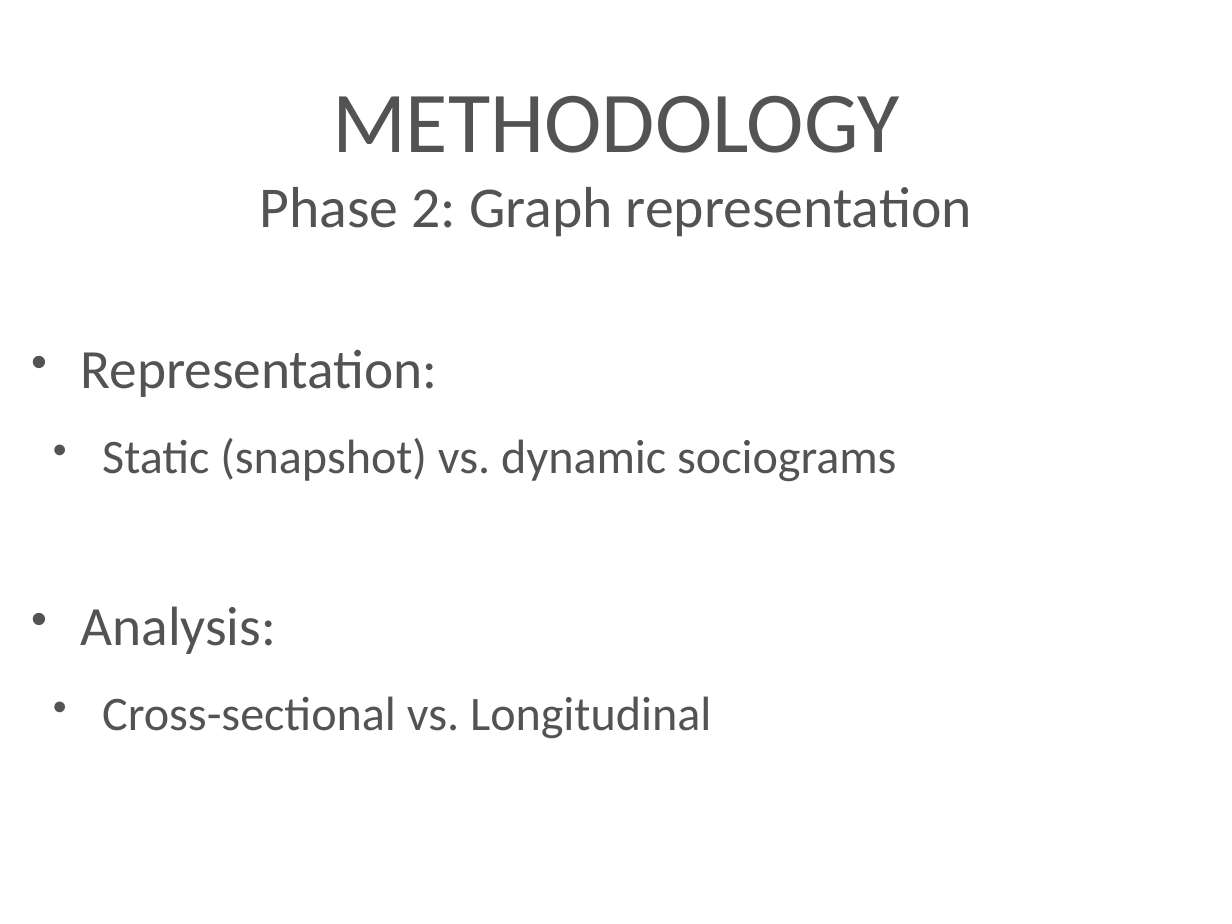
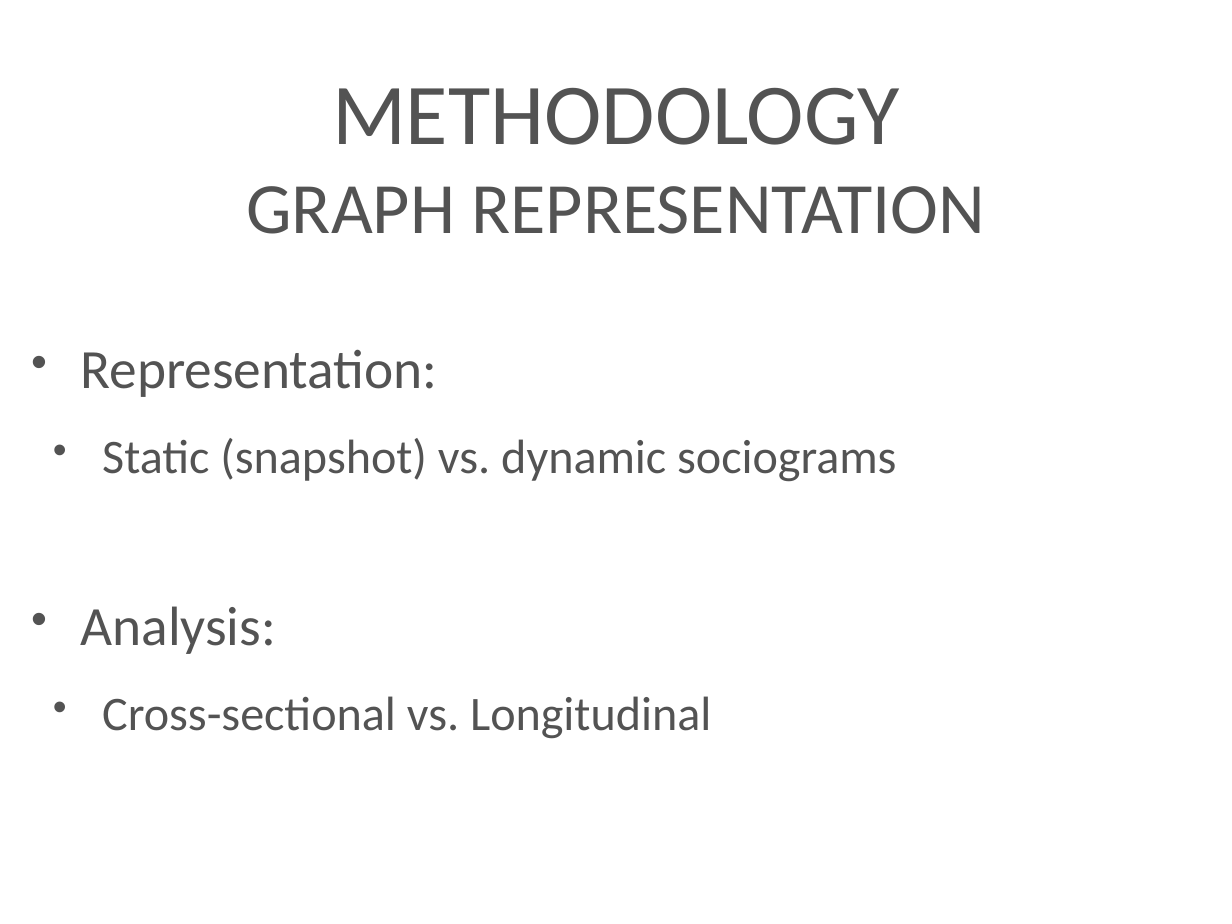
Before and after one commit to azarbakht/prelim_slides, a slide deck: slide 12 of Prelim_Slides_Amir.ppt (slide 11 before the commit). Drawn at 1232x924 pixels with LibreOffice and Linux fonts; fonts in the diff are those of the drawing; background and template pictures are left out. Boxes give left, top, right and bottom in pixels: in the first picture for what was removed or moved away, otherwise in the second. Text is boxed around its words. In the diff, an @@ line names an element or a change of style, - is before the commit and + after.

```diff
--- a/Prelim_Slides_Amir.ppt
+++ b/Prelim_Slides_Amir.ppt
@@ title at (247, 88, 985, 234): text changed; size 48 to 60 pt @@
-METHODOLOGY
-Phase 2: Graph representation
+METHODOLOGY
+GRAPH REPRESENTATION
```
Also in this commit, not shown: 13 other slides changed, 4 slides added, 3 slides removed, 1 other file.
